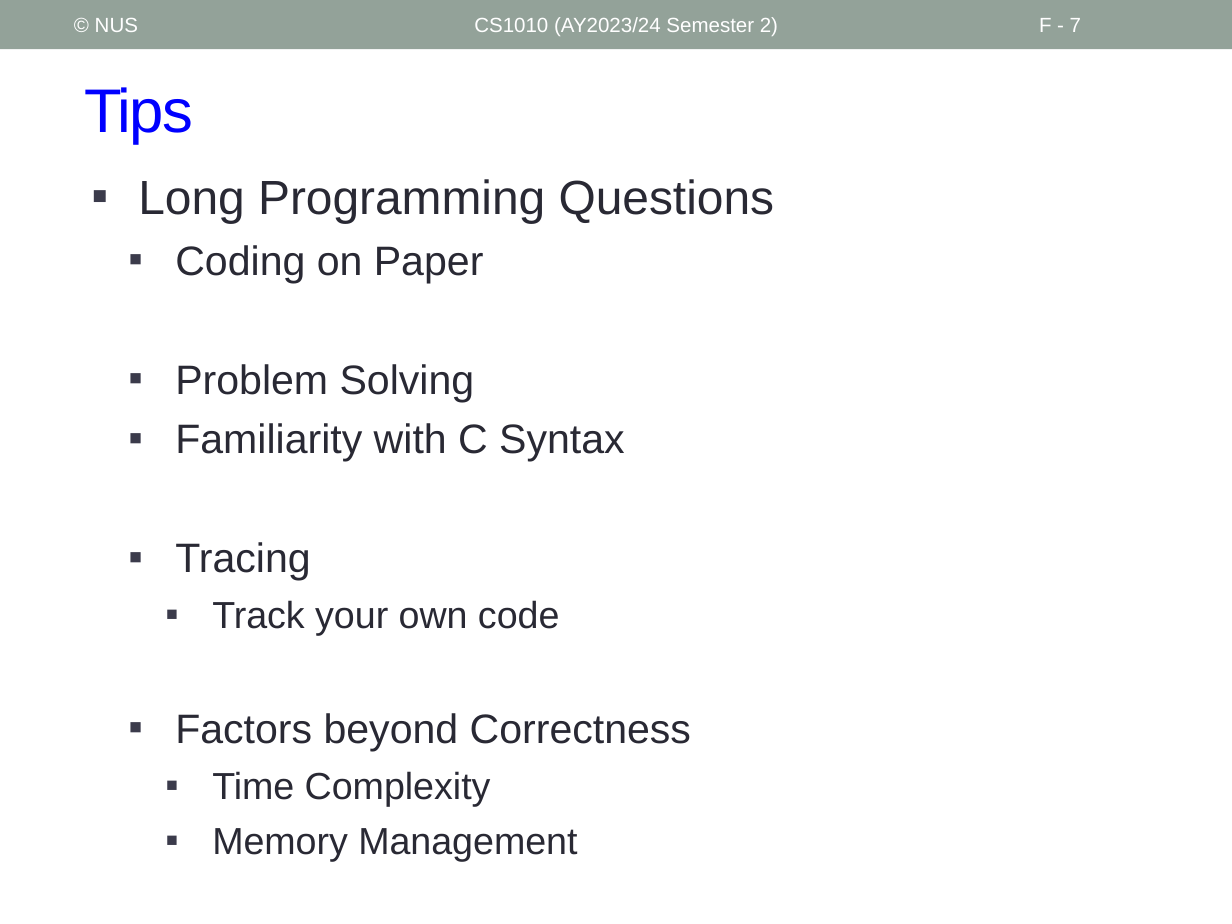
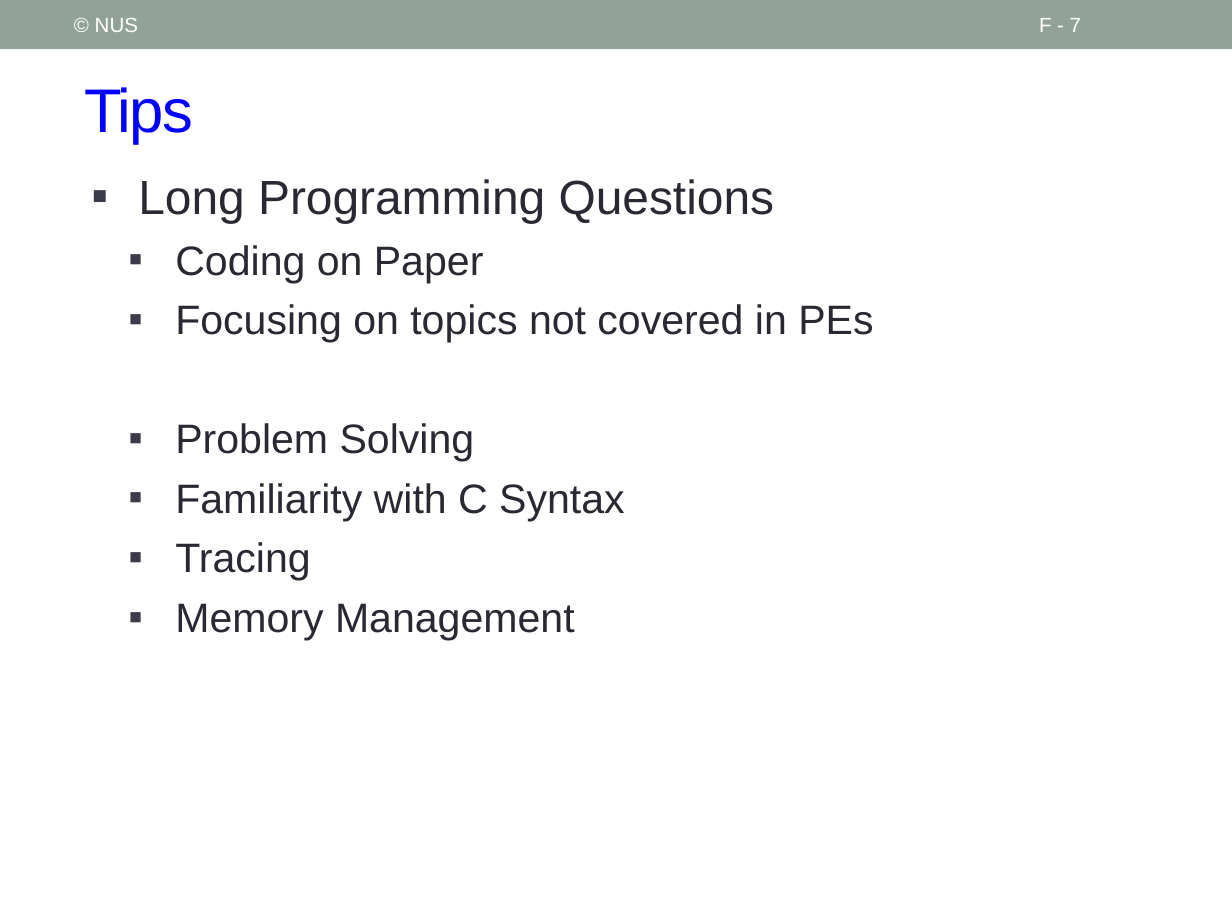
Before and after one commit to nus-cs1010-2425-s2/website, a slide deck: slide 7 of slides/Future.pptx. Drawn at 1232x924 pixels with LibreOffice and Linux fonts; fonts in the diff are those of the drawing. Boxes give left, top, right and bottom in pixels: in the first picture for what was removed or moved away, otherwise in the second. Text is boxed around its words. In the diff, an @@ line names an element or a change of style, - is before the commit and + after.

```diff
--- a/slides/Future.pptx
+++ b/slides/Future.pptx
@@ text removed at [474, 17, 778, 36] @@
-CS1010 (AY2023/24 Semester 2)
@@ text at [175, 304, 873, 342]: paragraph added @@
+  ▪ Focusing on topics not covered in PEs
@@ text at [175, 600, 691, 806]: paragraphs removed @@
-    ▪ Track your own code
-  ▪ Factors beyond Correctness
-    ▪ Time Complexity
@@ text at [175, 603, 575, 640]: size 22 to 24 pt in "Memory Management"; list level 3 to 2 in "Memory Management" @@
```
Also in this commit, not shown: 11 other slides changed, 3 other files.
